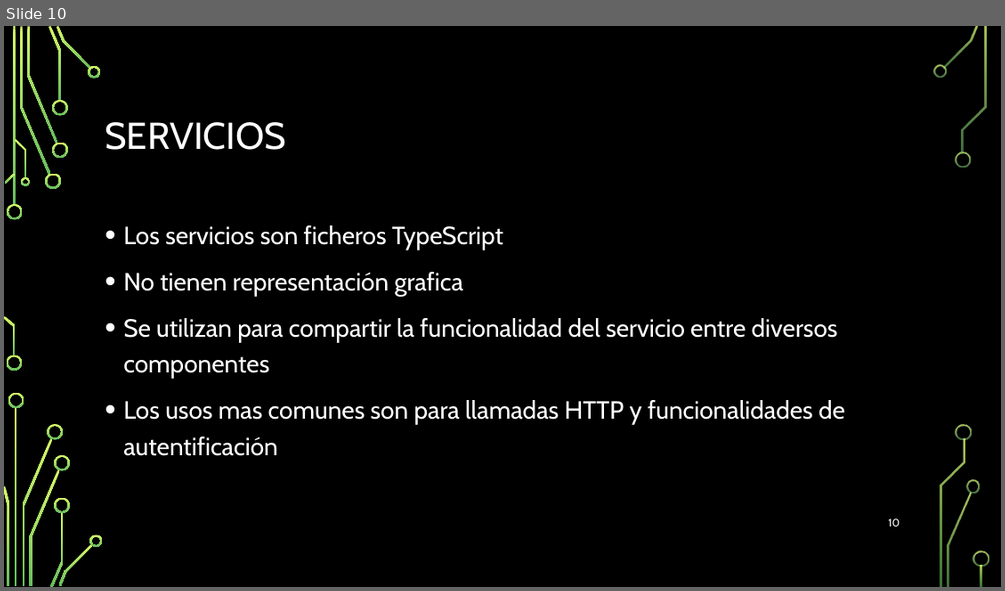
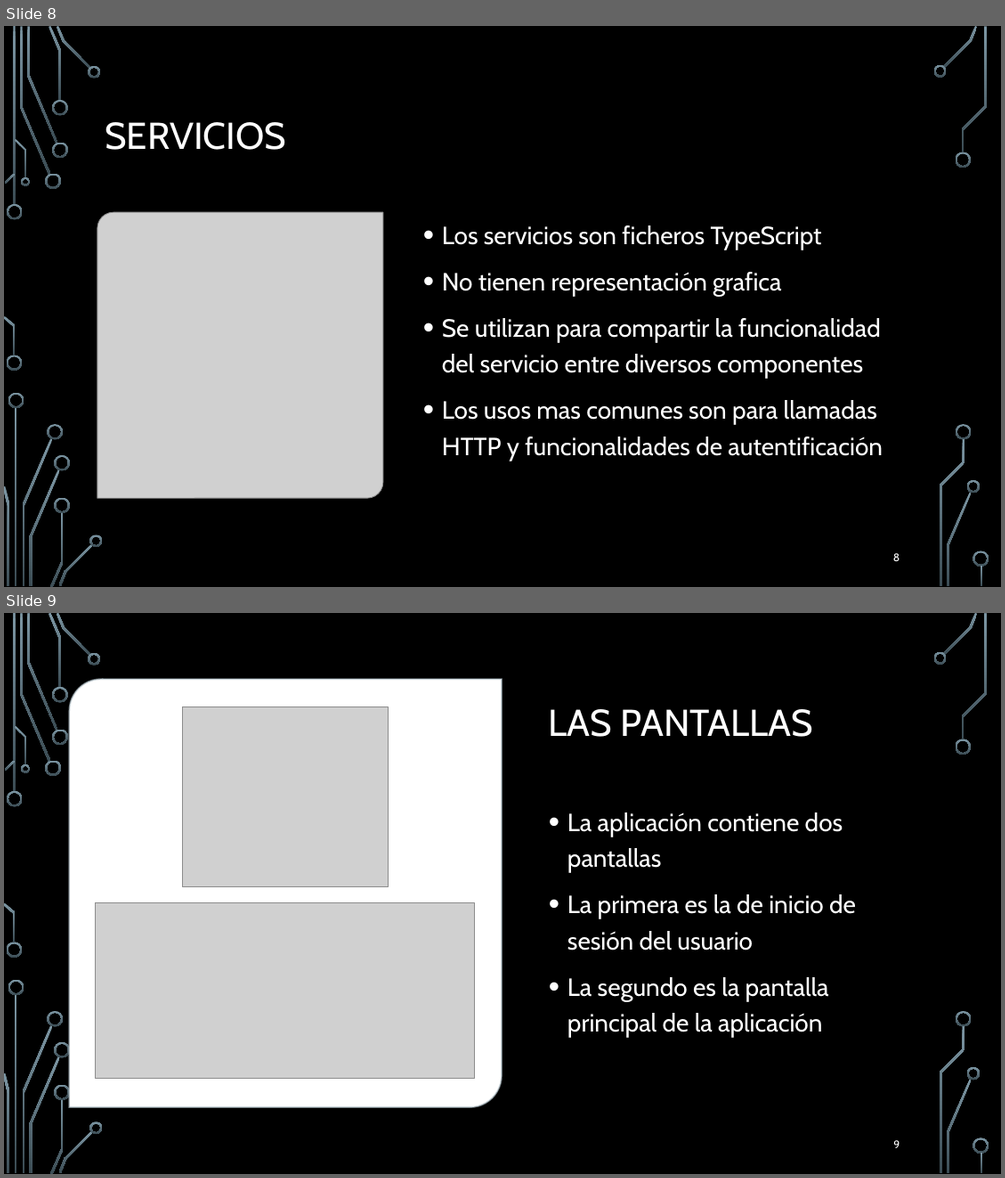
Before and after one commit to Hollex28/TFG-Proyecto_2019-2020, a slide deck: Presentacion del TFG.pptx. Shown one above the other, each under a label of ours: slide 10 before the commit, slides 8 and 9 after it. The pictures are 1005x591 and 1005x1178 pixels, drawn with LibreOffice and Linux fonts; fonts in the diff are those of the drawing; grey boxes stand for pictures; background and template pictures are left out. Boxes give left, top, right and bottom in pixels: in the first picture for what was removed or moved away, otherwise in the second. Text is boxed around its words. In the diff, an @@ line names an element or a change of style, - is before the commit and + after.

```diff
--- a/Presentacion del TFG.pptx
+++ b/Presentacion del TFG.pptx
@@ slide 9 added at <box>4,613,1001,1174</box>, background picture (left out); not listed: 36 template elements that a slide beside it also shows @@
@@ round diag rect added at <box>69,679,502,1107</box>, fill #FFFFFF, outline #B0C0C8 1.5 pt @@
@@ picture added at <box>183,706,388,887</box> @@
@@ title added at <box>549,709,813,737</box>, 36 pt, text #FFFFFF @@
+LAS PANTALLAS
@@ text added at <box>567,812,856,1037</box>, 24 pt, text #FFFFFF @@
+• La aplicación contiene dos pantallas
+• La primera es la de inicio de sesión del usuario
+• La segundo es la pantalla principal de la aplicación
@@ picture added at <box>96,902,474,1078</box> @@
@@ page number added at <box>893,1140,899,1148</box>, 10.5 pt, text #FFFFFF @@
+9
@@ group added at <box>4,613,989,1174</box>: 33 freeform shapes, 3 rectangles @@
@@ what was slide 10 is now slide 8 @@
@@ slide 8 changed as well @@
@@ fill gradient #D8FC68 to #66BD5F to gradient #7C96A3 to #3B4C54 in 36 elements at <box>7,204,23,220</box>, <box>7,355,22,370</box>, <box>20,27,50,175</box>, <box>45,174,61,189</box>, <box>27,27,57,143</box>, <box>48,26,62,101</box>, <box>52,142,67,158</box>, <box>52,100,67,116</box>, <box>57,26,90,70</box>, <box>88,66,101,78</box>, <box>5,174,16,184</box>, <box>4,316,16,356</box>, <box>15,139,26,178</box>, <box>20,177,30,186</box>, <box>16,408,17,586</box>, <box>22,438,52,585</box>, <box>8,393,24,408</box>, <box>4,486,9,585</box>, <box>48,424,63,440</box>, <box>30,469,60,586</box>, <box>50,512,63,587</box>, <box>54,455,70,471</box>, <box>54,497,70,513</box>, <box>58,543,93,586</box>, <box>90,534,103,547</box>, <box>943,26,978,68</box>, <box>933,65,947,78</box>, <box>955,151,971,168</box>, <box>947,491,971,586</box>, <box>967,480,979,492</box>, <box>962,27,987,153</box>, <box>956,424,971,440</box>, <box>939,439,965,586</box>, <box>973,551,989,566</box>, <box>980,565,983,586</box>, <box>13,27,16,206</box> @@
@@ picture added at <box>97,212,383,498</box> @@
@@ text "Los servicios son ficheros TypeScript" rewrapped from <box>123,225,845,456</box> to <box>442,225,882,460</box> @@
@@ page number at <box>893,553,899,561</box>: text changed @@
-10
+8
```
Also in this commit, not shown: 11 other slides changed, 2 other slides added, 12 slides removed.
